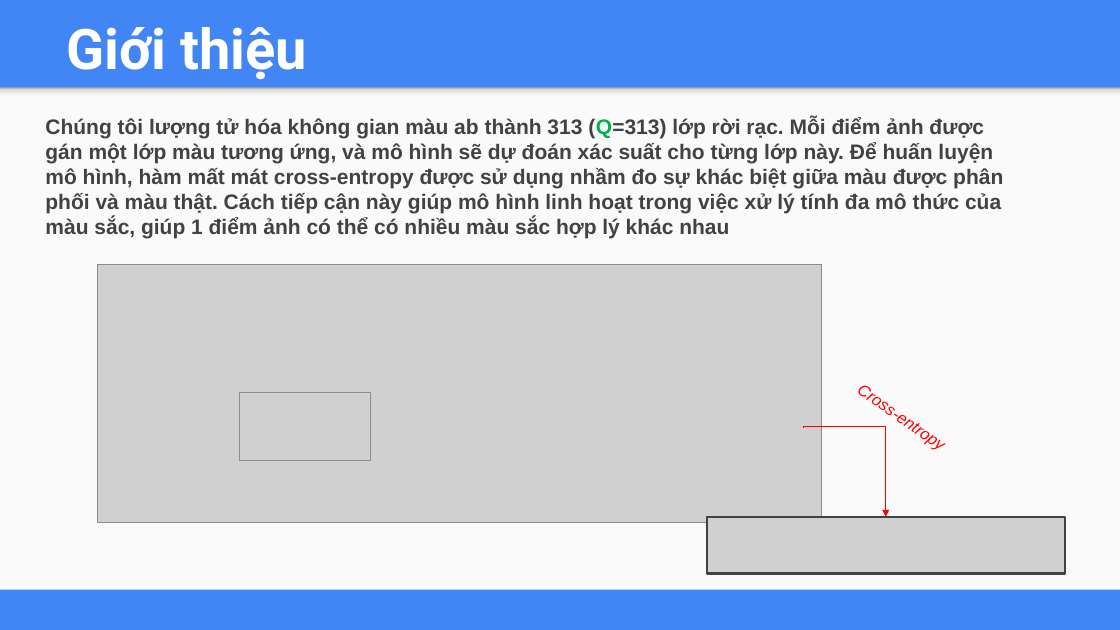
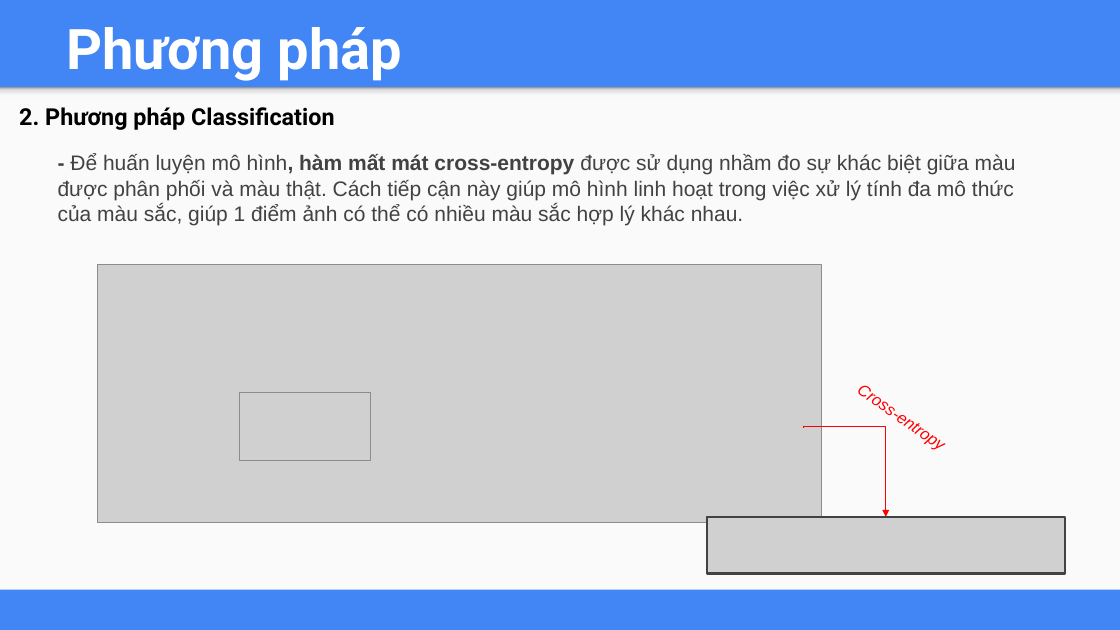
Before and after one commit to lekhanhhoang/influence-of-color, a slide deck: slide 7 of Báo cáo Final.pptx (slide 6 before the commit). Drawn at 1120x630 pixels with LibreOffice and Linux fonts; fonts in the diff are those of the drawing; grey boxes stand for pictures. Boxes give left, top, right and bottom in pixels: in the first picture for what was removed or moved away, otherwise in the second. Text is boxed around its words. In the diff, an @@ line names an element or a change of style, - is before the commit and + after.

Commit message:
pptx final lan 3

```diff
--- a/Báo cáo Final.pptx
+++ b/Báo cáo Final.pptx
@@ title at (66,27,402,81): text changed @@
-Giới thiệu
+Phương pháp
@@ text added at (19,107,334,130), 20 pt, text #000000, bold @@
+2. Phương pháp Classification
@@ text at (58,154,1016,225): text changed; bold off @@
-Chúng tôi lượng tử hóa không gian màu ab thành 313 (Q=313) lớp rời rạc. Mỗi điểm ảnh được gán một lớp màu tương ứng, và mô hình sẽ dự đoán xác suất cho từng lớp này. Để huấn luyện mô hình, hàm mất mát cross-entropy được sử dụng nhầm đo sự khác biệt giữa màu được phân phối và màu thật. Cách tiếp cận này giúp mô hình linh hoạt trong việc xử lý tính đa mô thức của màu sắc, giúp 1 điểm ảnh có thể có nhiều màu sắc hợp lý khác nhau
+- Để huấn luyện mô hình, hàm mất mát cross-entropy được sử dụng nhầm đo sự khác biệt giữa màu được phân phối và màu thật. Cách tiếp cận này giúp mô hình linh hoạt trong việc xử lý tính đa mô thức của màu sắc, giúp 1 điểm ảnh có thể có nhiều màu sắc hợp lý khác nhau.
```
Also in this commit, not shown: 4 other slides changed, 4 slides added.
